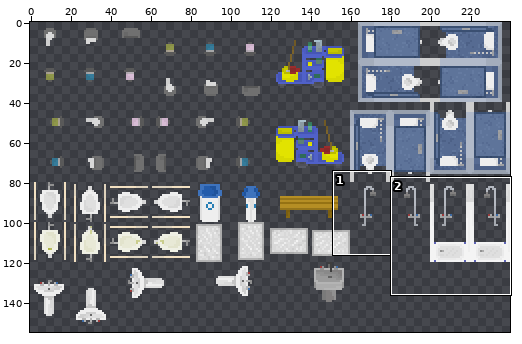
Two states of a sprite sheet, ProyectosSDL/HolaSDL/levels/TileSheet-Baño.png. Above: a wide view before the commit, with the close-up outlined.
Close-up. Before the edit:
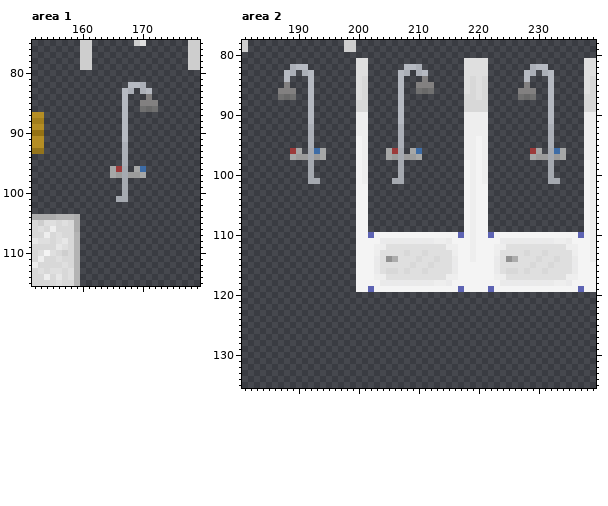
The file is 240x160 pixels. Colours within 5 levels of each other are drawn and written as one. Shown: area 1: x 152..179, y 75..115; area 2: x 181..239, y 78..135. The wide view leaves out empty margins.
The result:
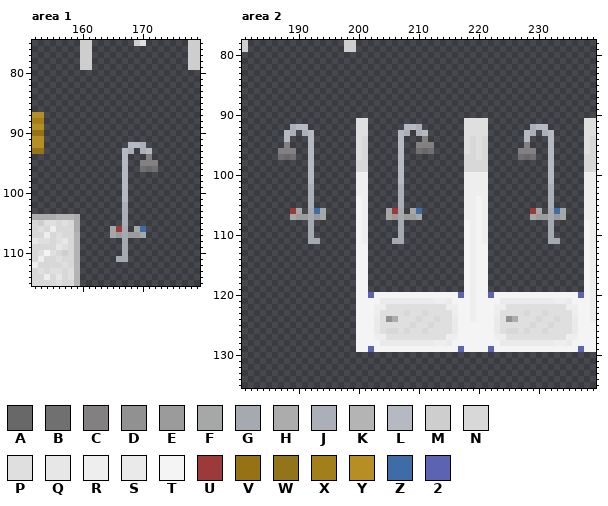
Palette (. is transparent): A #686868  B #707070  C #828080  D #919191  E #9b9b9b  F #a6a7a7  G #a5a9b0  H #acacac  J #abafb7  K #b4b4b4  L #b5b9c1  M #cecece  N #d8d8d8  P #dfdfdf  Q #e7e7e7  R #eeeeee  S #efefeff8  T #f4f4f4  U #9c3a3a  V #957213  W #94741b  X #a37f1c  Y #b58e24  Z #3d6ca6  2 #5d63b3
The exact change:
--- area 1
@@ x 163..174 @@
  81 ............
- 82 .....LLJ....
- 83 ....LJ.JL...
- 84 ....L...C...
- 85 ....L..CCC..
- 86 ....L..BAB..
- 87 ....L.......
- 88 ....L.......
- 89 ....L.......
- 90 ....L.......
- 91 ....L.......
- 92 ....J.......
- 93 ....J.......
- 94 ....J.......
- 95 ....J.......
- 96 ..FUG.FZ....
- 97 ..FEGEEF....
- 98 ....G.......
- 99 ....G.......
-100 ....G.......
-101 ...GG.......
-102 ............
-103 ............
-104 ............
-105 ............
-106 ............
-107 ............
-108 ............
-109 ............
-110 ............
-111 ............
+ 82 ............
+ 83 ............
+ 84 ............
+ 85 ............
+ 86 ............
+ 87 ............
+ 88 ............
+ 89 ............
+ 90 ............
+ 91 ............
+ 92 .....LLJ....
+ 93 ....LJ.JL...
+ 94 ....L...C...
+ 95 ....L..CCC..
+ 96 ....L..BAB..
+ 97 ....L.......
+ 98 ....L.......
+ 99 ....L.......
+100 ....L.......
+101 ....L.......
+102 ....J.......
+103 ....J.......
+104 ....J.......
+105 ....J.......
+106 ..FUG.FZ....
+107 ..FEGEEF....
+108 ....G.......
+109 ....G.......
+110 ....G.......
+111 ...GG.......
 112 ............
--- area 2
@@ x 181..239 @@
  80 ...........................................................
- 81 ...................PP................PPPP................PP
- 82 ........JLL........PP......LLJ.......PPPP.......JLL......PP
- 83 .......LJ.JL.......PP.....LJ.JL......PPPP......LJ.JL.....PP
- 84 .......L...L.......PN.....L...C......PNPN......L...L.....PN
- 85 .......C...L.......PN.....L..CCC.....PNPN......C...L.....PN
- 86 ......CCC..L.......PN.....L..BAB.....PNPN.....CCC..L.....PN
- 87 ......BAB..L.......PN.....L..........NNPN.....BAB..L.....NN
- 88 ...........L.......NN.....L..........NNNN..........L.....NN
- 89 ...........L.......NN.....L..........NNNN..........L.....NN
- 90 ...........L.......RR.....L..........RRRR..........L.....RR
- 91 ...........L.......RR.....L..........RRRR..........L.....RR
- 92 ...........J.......RR.....J..........RRRR..........J.....RR
- 93 ...........J.......RR.....J..........RRRR..........J.....RR
- 94 ...........J.......TR.....J..........RRTR..........J.....RR
- 95 ...........J.......TR.....J..........RRTR..........J.....RR
- 96 ........UF.GZF.....TR...FUG.FZ.......RRTR.......UF.GZF...RR
- 97 ........FEEGEF.....TR...FEGEEF.......RRTR.......FEEGEF...RR
- 98 ...........G.......TR.....G..........TRTR..........G.....TR
- 99 ...........G.......TR.....G..........TRTR..........G.....TR
-100 ...........G.......TR.....G..........TRTR..........G.....TR
-101 ...........GG......TR....GG..........TRTR..........GG....TR
-102 ...................TT................TRTT................TR
-103 ...................TT................TRTT................TR
-104 ...................TT................TRTT................TR
-105 ...................TT................TRTT................TR
-106 ...................TT................TRTT................TR
-107 ...................TT................TRTT................TR
-108 ...................TT................TRTT................TR
-109 ...................TT................TRTT................TR
-110 ...................TT2TTTTTTTTTTTTTT2TRTT2TTTTTTTTTTTTTT2TR
-111 ...................TTTTSSSSSSSSSRRSTTTRTTTTSSSSSSSSSRRSTTTR
-112 ...................TTTRRPPPPPPPPPPRRTTRTTTRRPPPPPPPPPPRRTTR
-113 ...................TTTRPPPPNPPNPPPPRTTRTTTRPPPPNPPNPPPPRTTR
-114 ...................TTTSPDHPPPNPPNPPSTTRTTTSPDHPPPNPPNPPSTTR
-115 ...................TTTSPPPPPNPPNPPPSTTTTTTSPPPPPNPPNPPPSTTT
-116 ...................TTTSPNNPNPPNPPPPSTTTTTTSPNNPNPPNPPPPSTTT
-117 ...................TTTRRPPPPPPPPPPRRTTTTTTRRPPPPPPPPPPRRTTT
-118 ...................TTTTSSSSSSSSSRRSTTTTTTTTSSSSSSSSSRRSTTTT
-119 ...................TT2TTTTTTTTTTTTTT2TTTT2TTTTTTTTTTTTTT2TT
-120 ...........................................................
-121 ...........................................................
-122 ...........................................................
-123 ...........................................................
-124 ...........................................................
-125 ...........................................................
-126 ...........................................................
-127 ...........................................................
-128 ...........................................................
-129 ...........................................................
+ 81 ...........................................................
+ 82 ...........................................................
+ 83 ...........................................................
+ 84 ...........................................................
+ 85 ...........................................................
+ 86 ...........................................................
+ 87 ...........................................................
+ 88 ...........................................................
+ 89 ...........................................................
+ 90 ...........................................................
+ 91 ...................PP................PPPP................PP
+ 92 ........JLL........PP......LLJ.......PPPP.......JLL......PP
+ 93 .......LJ.JL.......PP.....LJ.JL......PPPP......LJ.JL.....PP
+ 94 .......L...L.......PN.....L...C......PNPN......L...L.....PN
+ 95 .......C...L.......PN.....L..CCC.....PNPN......C...L.....PN
+ 96 ......CCC..L.......PN.....L..BAB.....PNPN.....CCC..L.....PN
+ 97 ......BAB..L.......PN.....L..........NNPN.....BAB..L.....NN
+ 98 ...........L.......NN.....L..........NNNN..........L.....NN
+ 99 ...........L.......NN.....L..........NNNN..........L.....NN
+100 ...........L.......RR.....L..........RRRR..........L.....RR
+101 ...........L.......RR.....L..........RRRR..........L.....RR
+102 ...........J.......RR.....J..........RRRR..........J.....RR
+103 ...........J.......RR.....J..........RRRR..........J.....RR
+104 ...........J.......TR.....J..........RRTR..........J.....RR
+105 ...........J.......TR.....J..........RRTR..........J.....RR
+106 ........UF.GZF.....TR...FUG.FZ.......RRTR.......UF.GZF...RR
+107 ........FEEGEF.....TR...FEGEEF.......RRTR.......FEEGEF...RR
+108 ...........G.......TR.....G..........TRTR..........G.....TR
+109 ...........G.......TR.....G..........TRTR..........G.....TR
+110 ...........G.......TR.....G..........TRTR..........G.....TR
+111 ...........GG......TR....GG..........TRTR..........GG....TR
+112 ...................TT................TRTT................TR
+113 ...................TT................TRTT................TR
+114 ...................TT................TRTT................TR
+115 ...................TT................TRTT................TR
+116 ...................TT................TRTT................TR
+117 ...................TT................TRTT................TR
+118 ...................TT................TRTT................TR
+119 ...................TT................TRTT................TR
+120 ...................TT2TTTTTTTTTTTTTT2TRTT2TTTTTTTTTTTTTT2TR
+121 ...................TTTTSSSSSSSSSRRSTTTRTTTTSSSSSSSSSRRSTTTR
+122 ...................TTTRRPPPPPPPPPPRRTTRTTTRRPPPPPPPPPPRRTTR
+123 ...................TTTRPPPPNPPNPPPPRTTRTTTRPPPPNPPNPPPPRTTR
+124 ...................TTTSPDHPPPNPPNPPSTTRTTTSPDHPPPNPPNPPSTTR
+125 ...................TTTSPPPPPNPPNPPPSTTTTTTSPPPPPNPPNPPPSTTT
+126 ...................TTTSPNNPNPPNPPPPSTTTTTTSPNNPNPPNPPPPSTTT
+127 ...................TTTRRPPPPPPPPPPRRTTTTTTRRPPPPPPPPPPRRTTT
+128 ...................TTTTSSSSSSSSSRRSTTTTTTTTSSSSSSSSSRRSTTTT
+129 ...................TT2TTTTTTTTTTTTTT2TTTT2TTTTTTTTTTTTTT2TT
 130 ...........................................................
Where, in picture pixels (left, top, right, bottom), the same in both close-ups:
changed: (110, 82, 158, 262)
changed: (356, 58, 596, 352)
changed: (278, 64, 326, 244)
